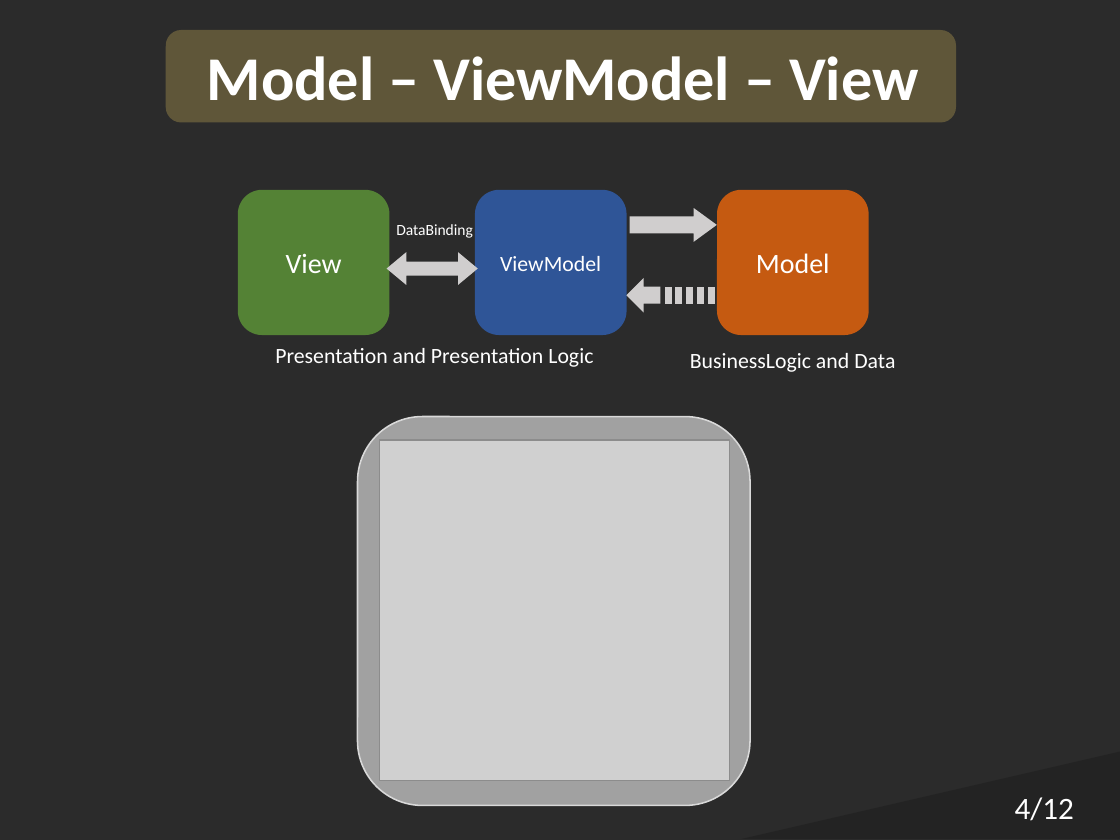
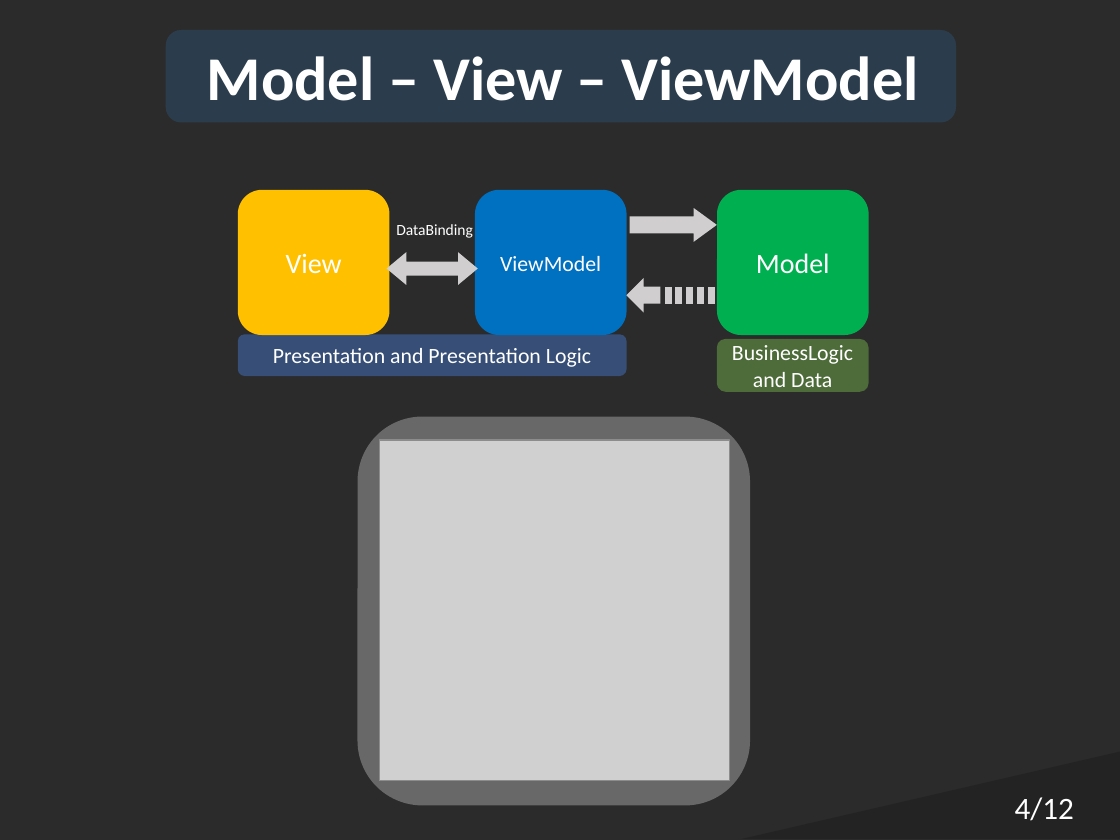
Before and after one commit to Italiaracerx/progettoSWE, a slide deck: slide 4 of Presentazioni/Presentazioni PB/Presentazione PB.pptx. Drawn at 1120x840 pixels with LibreOffice and Linux fonts; fonts in the diff are those of the drawing; grey boxes stand for pictures; background and template pictures are left out; a plain dark background stands for a picture behind light text. Boxes give left, top, right and bottom in pixels: in the first picture for what was removed or moved away, otherwise in the second. Text is boxed around its words. In the diff, an @@ line names an element or a change of style, - is before the commit and + after.

```diff
--- a/Presentazioni/Presentazioni PB/Presentazione PB.pptx
+++ b/Presentazioni/Presentazioni PB/Presentazione PB.pptx
@@ rounded rectangle at (166, 30, 956, 123): fill #FCD965 at 25% opacity to #2E75B6 at 25% opacity @@
@@ text at (207, 56, 919, 101): text changed @@
-Model – ViewModel – View
+Model – View – ViewModel
@@ rounded rectangle "View" at (237, 189, 389, 335): fill #548235 to #FFC000 @@
@@ rounded rectangle "ViewModel" at (475, 189, 626, 335): fill #2F5597 to #0070C0 @@
@@ rounded rectangle "Model" at (717, 189, 868, 335): fill #C55A11 to #00B050 @@
@@ rounded rectangle "Presentation and Presentation Logic": place and size @@
-rounded rectangle "Presentation and Presentation Logic" at (260, 335, 608, 376)
+rounded rectangle "Presentation and Presentation Logic" at (237, 335, 626, 376)
@@ rounded rectangle "Presentation and Presentation Logic" at (237, 335, 626, 376): fill none to #4472C4 at 50% opacity @@
@@ rounded rectangle "BusinessLogic and Data": place and size @@
-rounded rectangle "BusinessLogic and Data" at (690, 353, 895, 372)
+rounded rectangle "BusinessLogic and Data" at (717, 339, 869, 392)
@@ rounded rectangle "BusinessLogic and Data" at (717, 339, 869, 392): fill none to #70AD47 at 50% opacity @@
@@ rounded rectangle at (357, 417, 749, 805): fill #BFBFBF at 80% opacity to #A5A5A5 at 50% opacity; outline #D9D9D9 1 pt to none @@
```
Also in this commit, not shown: 11 other slides changed.
